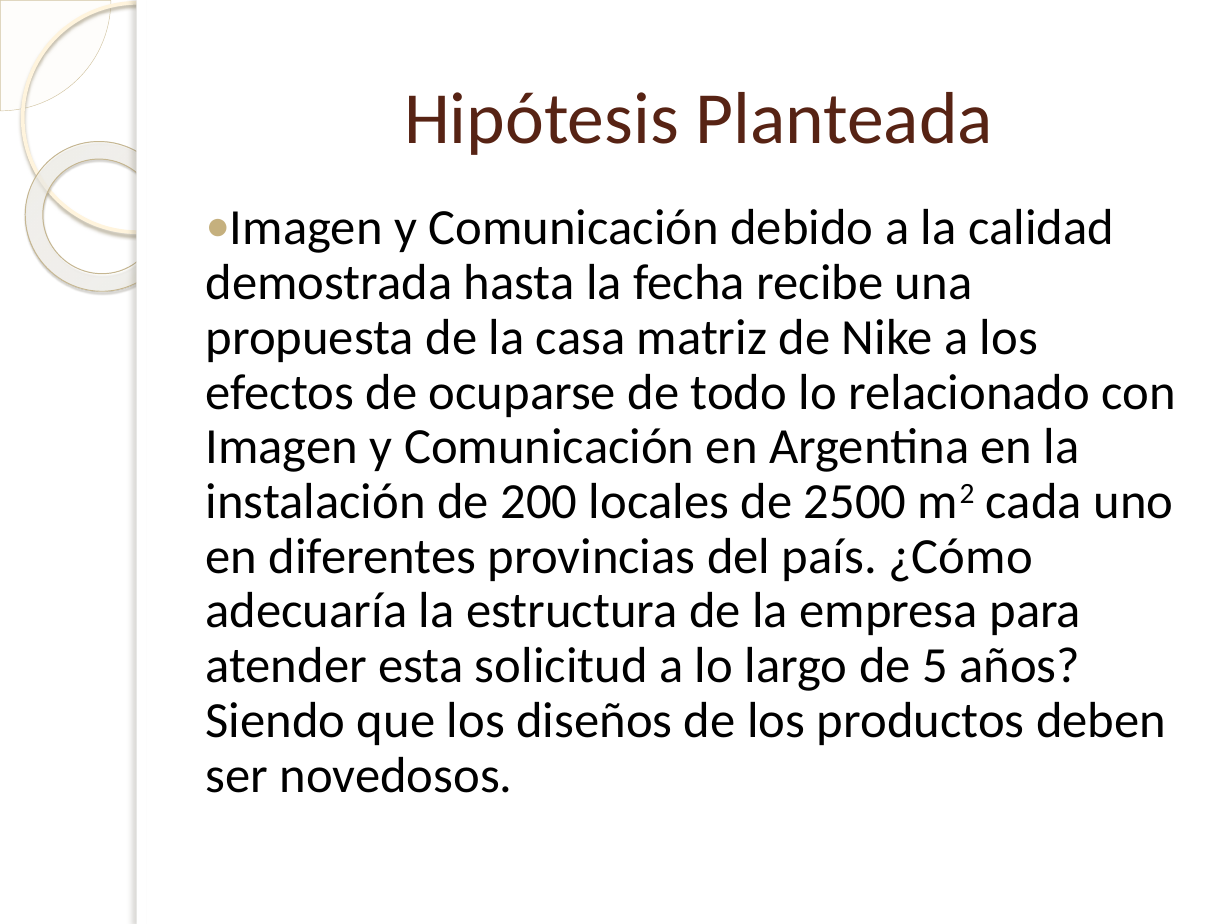
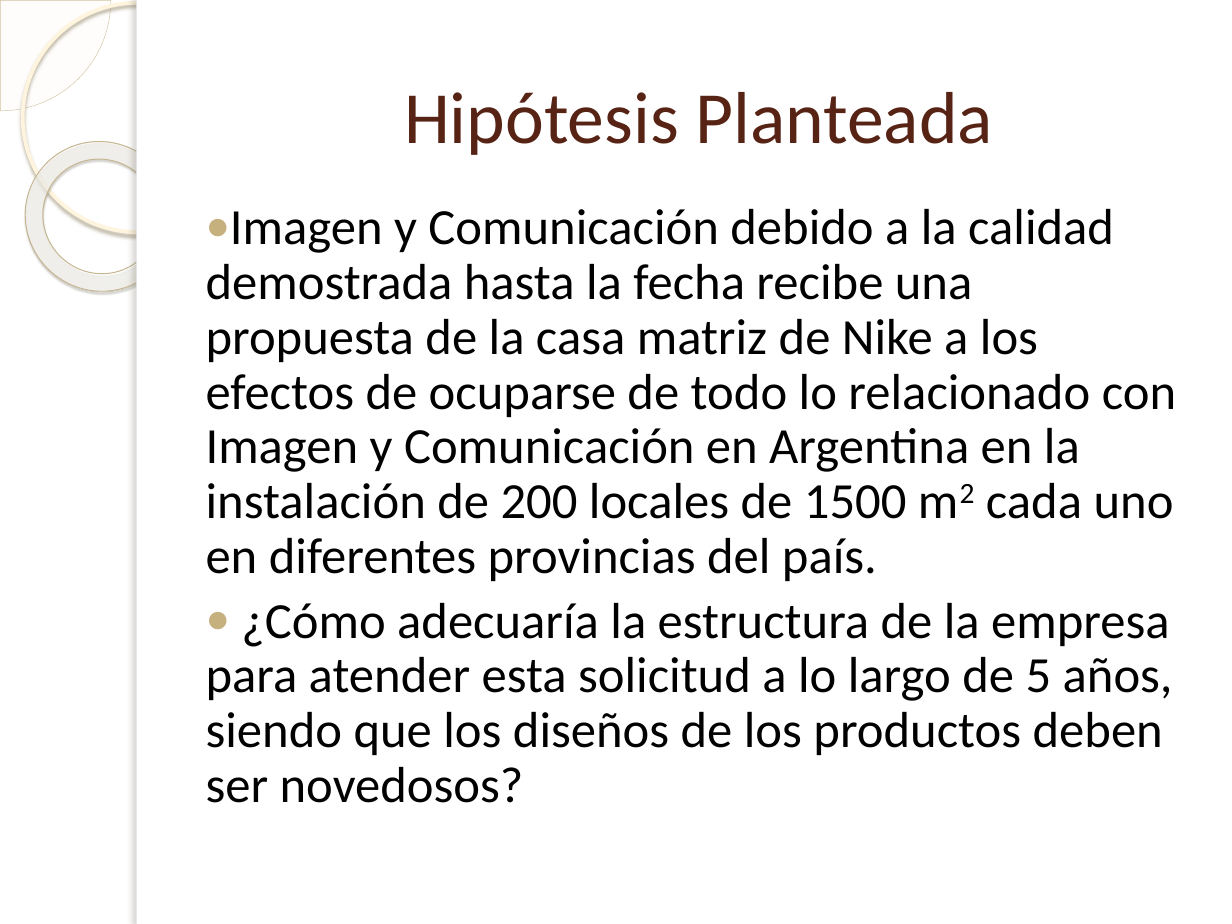
Before and after one commit to Bloodclot24/empresitas, a slide deck: slide 18 of Presentacion/Presentacion.ppsx (slide 8 before the commit). Drawn at 1232x924 pixels with LibreOffice and Linux fonts; fonts in the diff are those of the drawing; background and template pictures are left out. Boxes give left, top, right and bottom in pixels: in the first picture for what was removed or moved away, otherwise in the second. Text is boxed around its words. In the diff, an @@ line names an element or a change of style, - is before the commit and + after.

Commit message:
fin de la presentacion

```diff
--- a/Presentacion/Presentacion.ppsx
+++ b/Presentacion/Presentacion.ppsx
@@ text at [206,209,1176,803]: text changed @@
-● Imagen y Comunicación debido a la calidad demostrada hasta la fecha recibe una propuesta de la casa matriz de Nike a los efectos de ocuparse de todo lo relacionado con Imagen y Comunicación en Argentina en la instalación de 200 locales de 2500 m2 cada uno en diferentes provincias del país. ¿Cómo adecuaría la estructura de la empresa para atender esta solicitud a lo largo de 5 años? Siendo que los diseños de los productos deben ser novedosos.
+● Imagen y Comunicación debido a la calidad demostrada hasta la fecha recibe una propuesta de la casa matriz de Nike a los efectos de ocuparse de todo lo relacionado con Imagen y Comunicación en Argentina en la instalación de 200 locales de 1500 m2 cada uno en diferentes provincias del país.
+● ¿Cómo adecuaría la estructura de la empresa para atender esta solicitud a lo largo de 5 años, siendo que los diseños de los productos deben ser novedosos?
```
Also in this commit, not shown: 10 other slides changed, 15 slides added, 1 slide removed, 5 other files.
